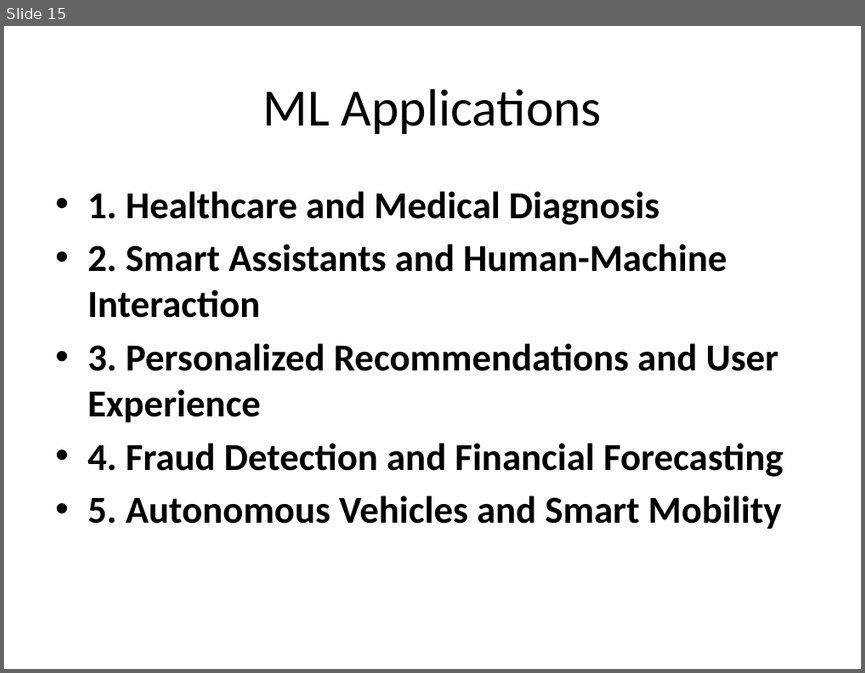
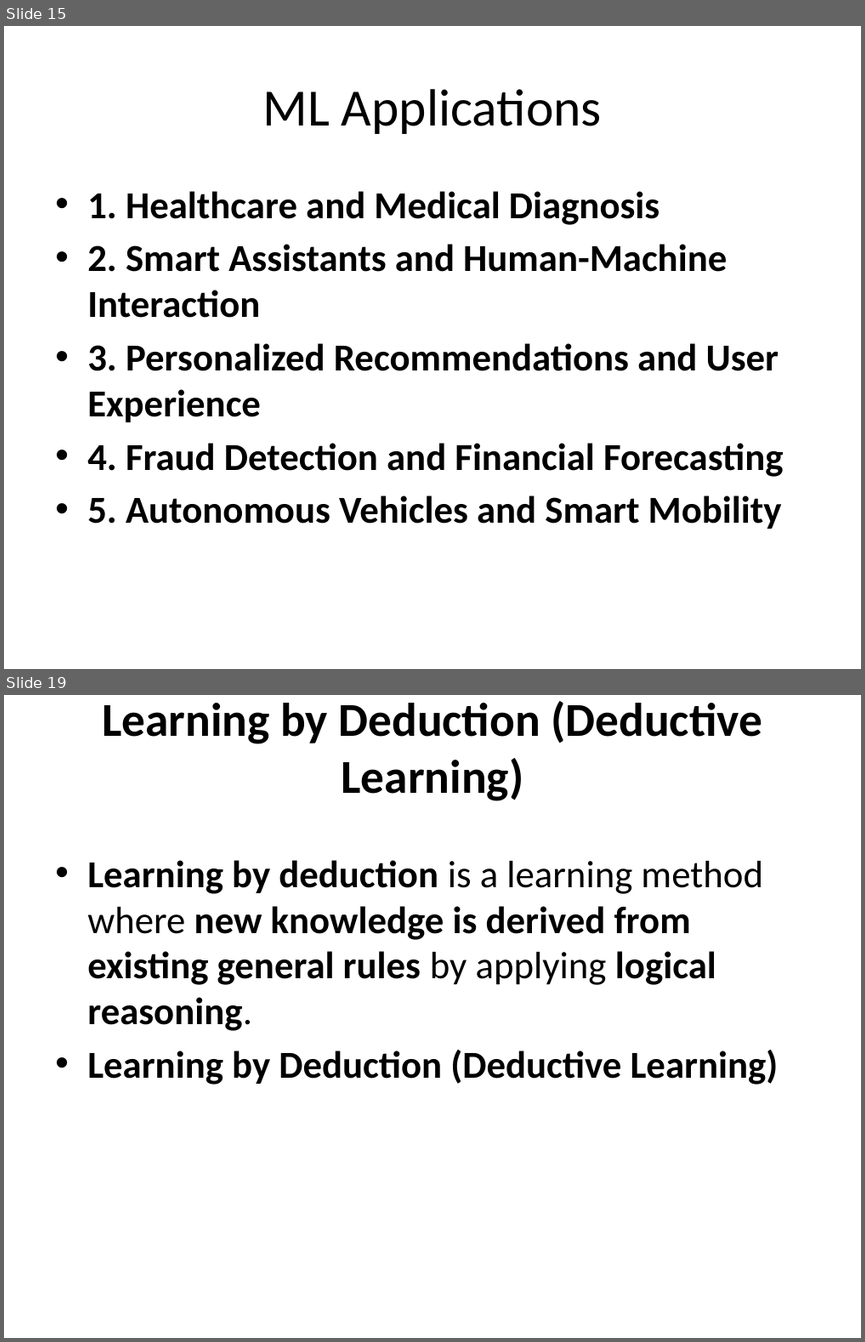
Before and after one commit to devipriyak/2025_VI_sem_CSE_B_LBRCE, a slide deck: Evolution of ML.pptx. Shown one above the other, each under a label of ours: slide 15 before the commit, slides 15 and 19 after it; the slides between them are not shown. The pictures are 865x673 and 865x1342 pixels, drawn with LibreOffice and Linux fonts; fonts in the diff are those of the drawing. Boxes give left, top, right and bottom in pixels: in the first picture for what was removed or moved away, otherwise in the second. Text is boxed around its words. In the diff, an @@ line names an element or a change of style, - is before the commit and + after.

```diff
--- a/Evolution of ML.pptx
+++ b/Evolution of ML.pptx
@@ slide 19 added at (x1=4, y1=695, x2=861, y2=1338), background #FFFFFF @@
@@ title added at (x1=102, y1=701, x2=762, y2=801), 39.6 pt, text #000000, bold @@
+Learning by Deduction (Deductive Learning)
@@ text added at (x1=87, y1=860, x2=778, y2=1084), 32 pt, text #000000, bold @@
+• Learning by deduction is a learning method where new knowledge is derived from existing general rules by applying logical reasoning.
+• Learning by Deduction (Deductive Learning)
```
Also in this commit, not shown: 15 other slides added.
